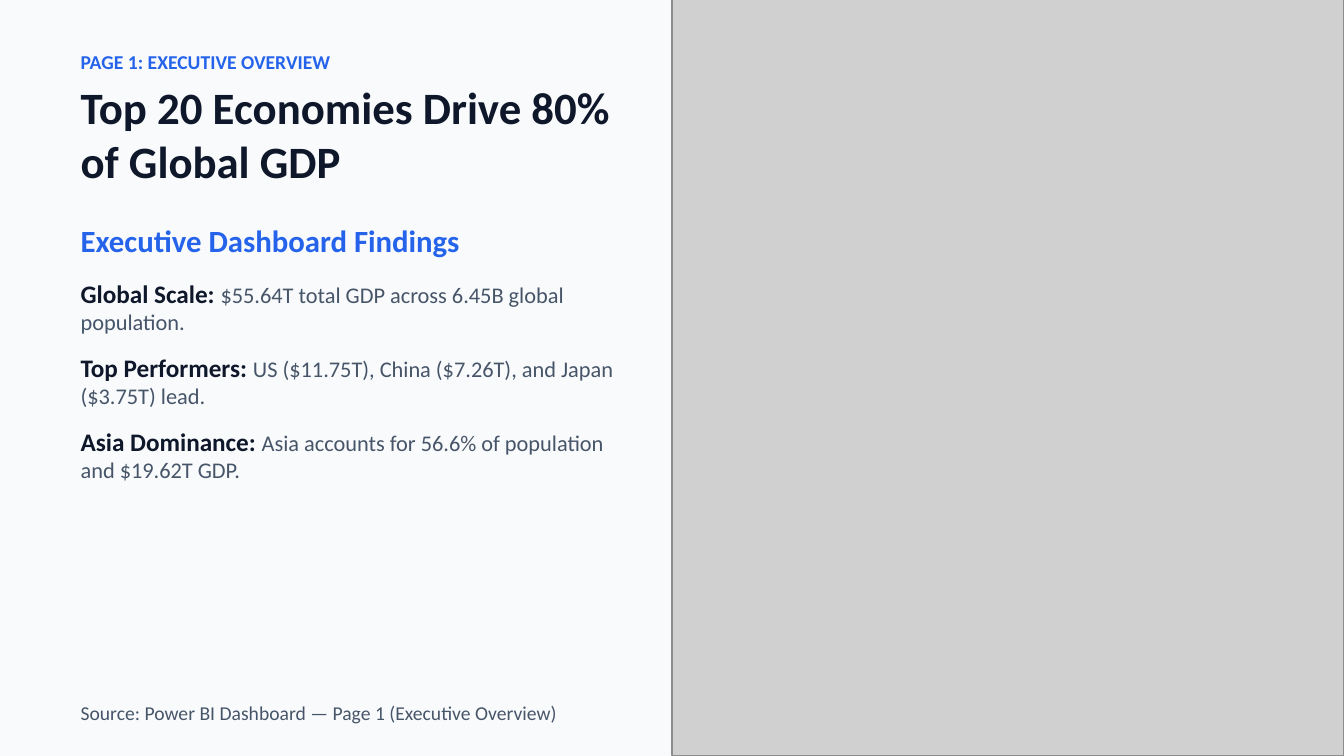
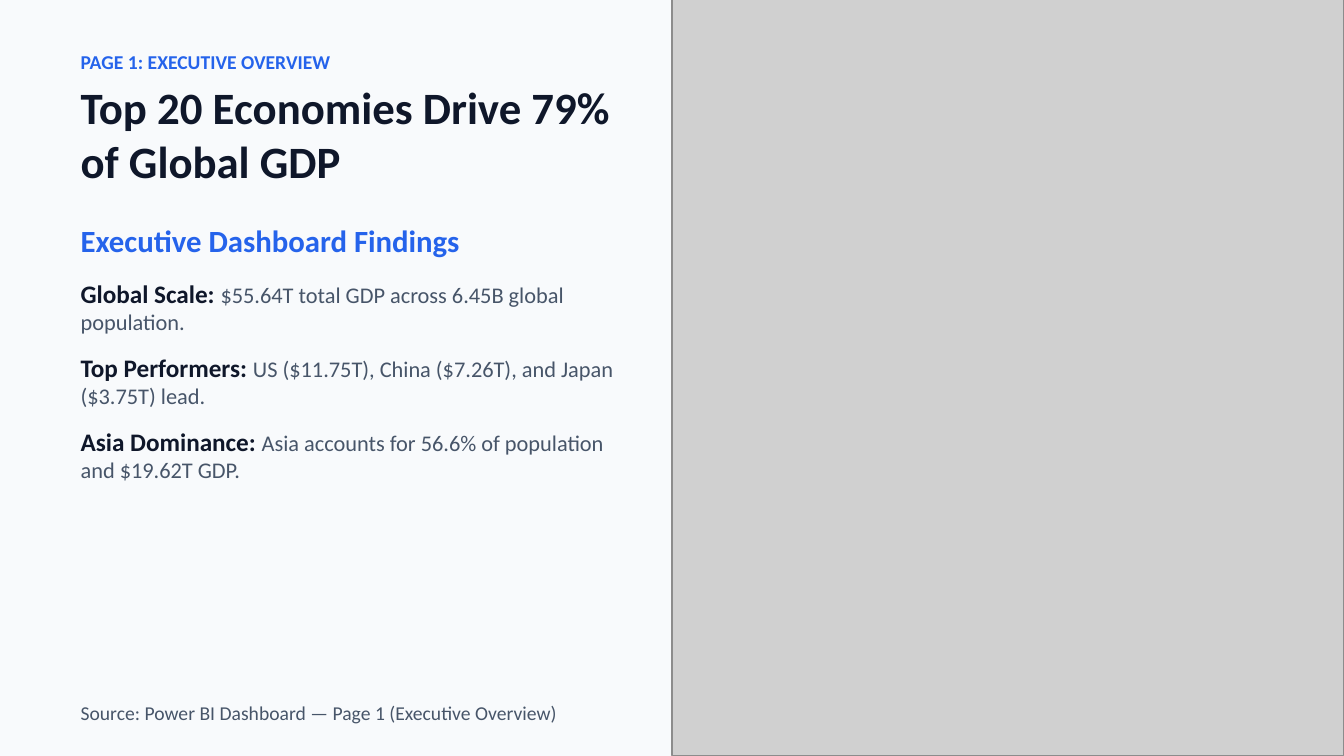
Before and after one commit to Khalafawy005/powerbi-global-development-analysis, a slide deck: slide 4 of docs/Presentation.pptx. Drawn at 1344x756 pixels with LibreOffice and Linux fonts; fonts in the diff are those of the drawing; grey boxes stand for pictures. Boxes give left, top, right and bottom in pixels: in the first picture for what was removed or moved away, otherwise in the second. Text is boxed around its words. In the diff, an @@ line names an element or a change of style, - is before the commit and + after.

```diff
--- a/docs/Presentation.pptx
+++ b/docs/Presentation.pptx
@@ text at [81,92,609,179]: text changed @@
-Top 20 Economies Drive 80% of Global GDP
+Top 20 Economies Drive 79% of Global GDP
```
Also in this commit, not shown: 1 other slide changed, 2 other files.
